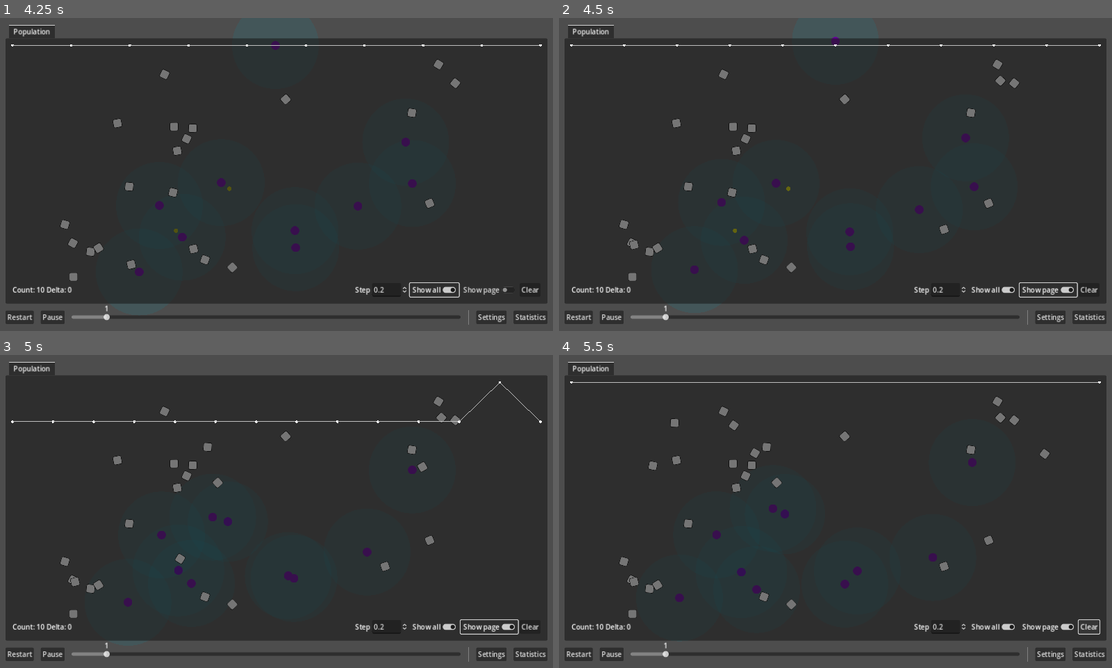
Above: before the commit, frames 1-4 (two rows, left to right).
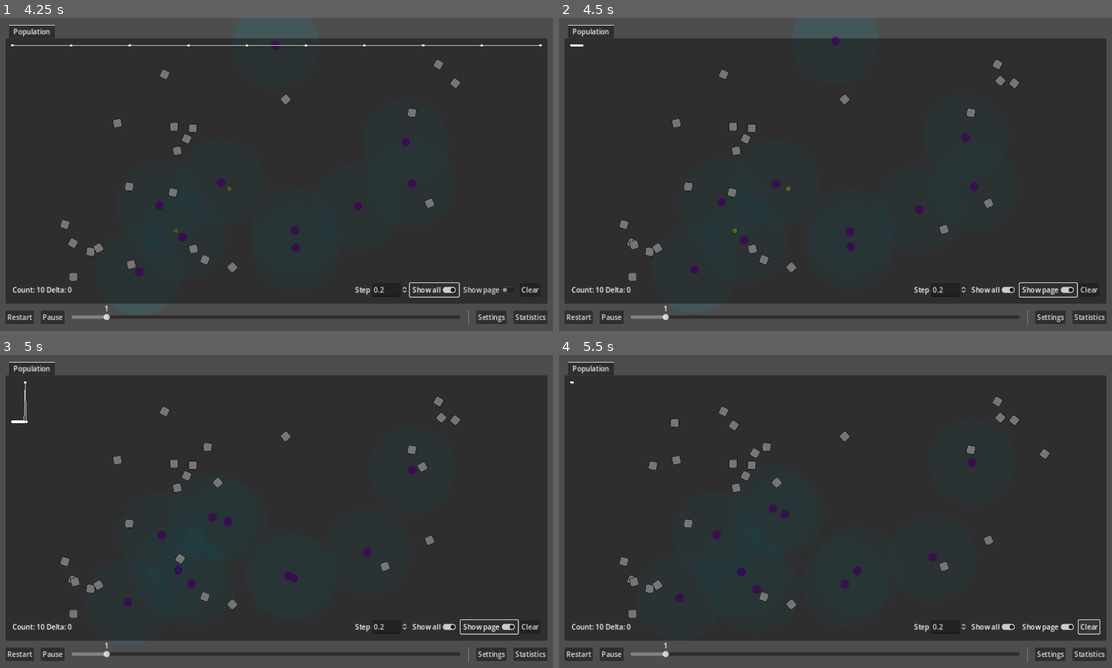
Above: after the commit, the same moments.

Repository: wivest/Natural-Selection
Game: Godot game, scene res://main.tscn
Same seed, same stepped clock (60 frames per second), same inputs: the game is played once before the commit and once after it.
Inputs:
- Up to frame 1 (4.25 s): click "Restart" at 0.5 s; click "Restart" at 1.25 s; click "Restart" at 2 s; click "Statistics" at 2.75 s; click "Show all" at 3.5 s
- Up to frame 2 (4.5 s): click "Show page" at 4.25 s
- Up to frame 3 (5 s): no input
- Up to frame 4 (5.5 s): click "Clear" at 5 s

Frame 1 is identical in both runs. In frame 2, 0.2% of the frame differs, in the area x 2-98%, y 8-10%; in frame 3, 0.3%, in the area x 2-98%, y 8-22%; in frame 4, 0.2%.

Commit message:
feat: implement chart page view

Diff:
--- a/ui/tabs/statistics/chart/chart.gd
+++ b/ui/tabs/statistics/chart/chart.gd
@@ -51,6 +51,8 @@
 	var start_index: int = 0
 	if not show_all:
 		start_index = max(population.size() - length_limit, 0)
+	elif show_page:
+		start_index = population.size() - population.size() % length_limit
 
 	var maximum: float = local_maximum(start_index, population.size())
 	var start_time: float = population[start_index].x
@@ -62,7 +64,13 @@
 		if maximum == 0:
 			ratio = 1
 		var time_ratio: float = (population[i].x - start_time) / delta
-		var pos := Vector2(size.x * time_ratio, size.y * (1 - ratio))
+
+		var x_coordinate: float = size.x * time_ratio
+		if show_page:
+			var distance: float = size.x / (length_limit - 1)
+			x_coordinate = i * distance
+
+		var pos := Vector2(x_coordinate, size.y * (1 - ratio))
 		if i != start_index:
 			draw_line(prev, pos, Color.GRAY)
 		draw_circle(pos, 3, Color.WHITE)
